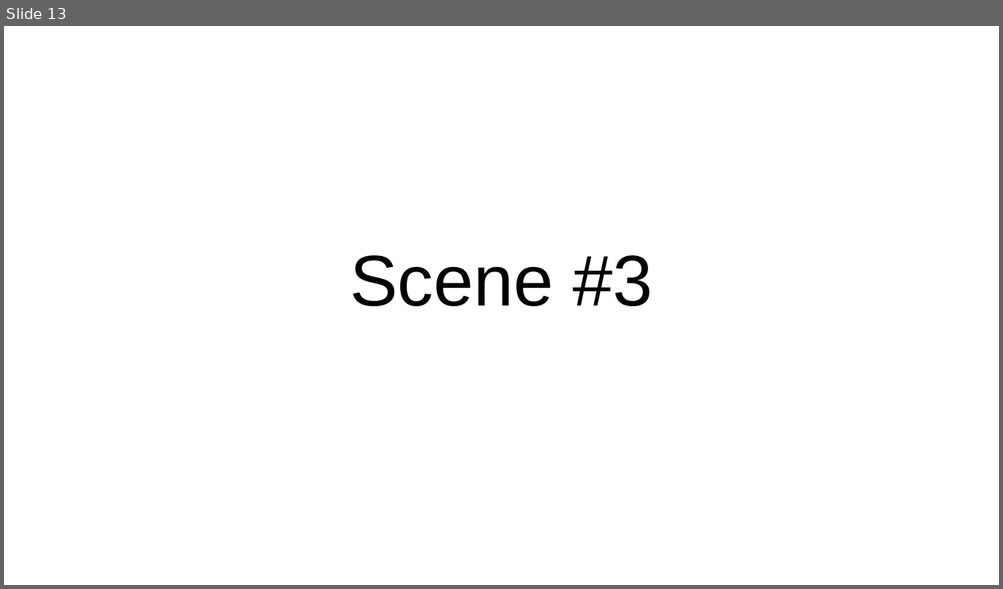
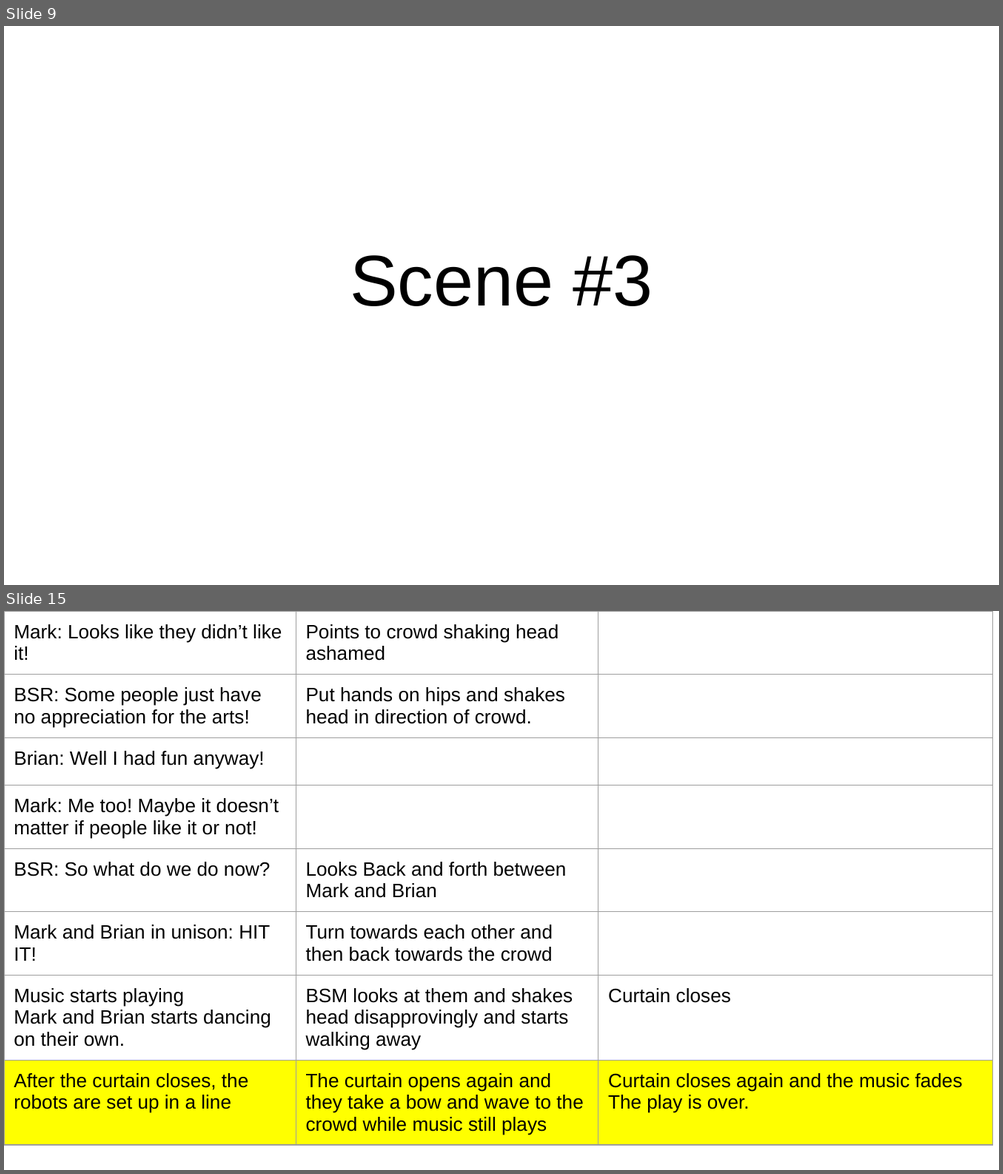
Before and after one commit to poanessa/RobotTheater2017, a slide deck: Capstone play_ Motion Library.pptx. Shown one above the other, each under a label of ours: slide 13 before the commit, slides 9 and 15 after it; the slides between them are not shown. The pictures are 1003x589 and 1003x1174 pixels, drawn with LibreOffice and Linux fonts; fonts in the diff are those of the drawing. Boxes give left, top, right and bottom in pixels: in the first picture for what was removed or moved away, otherwise in the second. Text is boxed around its words. In the diff, an @@ line names an element or a change of style, - is before the commit and + after.

```diff
--- a/Capstone play_ Motion Library.pptx
+++ b/Capstone play_ Motion Library.pptx
@@ slide 15 added at [4, 611, 999, 1170], background #FFFFFF @@
@@ table added at [4, 611, 992, 1138], 8 rows, 3 columns @@
+Mark: Looks like they didn’t like it! | Points to crowd shaking head ashamed | 
+BSR: Some people just have no appreciation for the arts! | Put hands on hips and shakes head in direction of crowd. | 
+Brian: Well I had fun anyway! |  | 
+Mark: Me too! Maybe it doesn’t matter if people like it or not! |  | 
+BSR: So what do we do now? | Looks Back and forth between Mark and Brian | 
+Mark and Brian in unison: HIT IT! | Turn towards each other and then back towards the crowd | 
+Music starts playing / Mark and Brian starts dancing on their own. | BSM looks at them and shakes head disapprovingly and starts walking away | Curtain closes
+After the curtain closes, the robots are set up in a line | The curtain opens again and they take a bow and wave to the crowd while music still plays | Curtain closes again and the music fades / The play is over.
@@ what was slide 13 is now slide 9 @@
```
Also in this commit, not shown: 1 slide changed, 10 other slides added, 9 slides removed.
